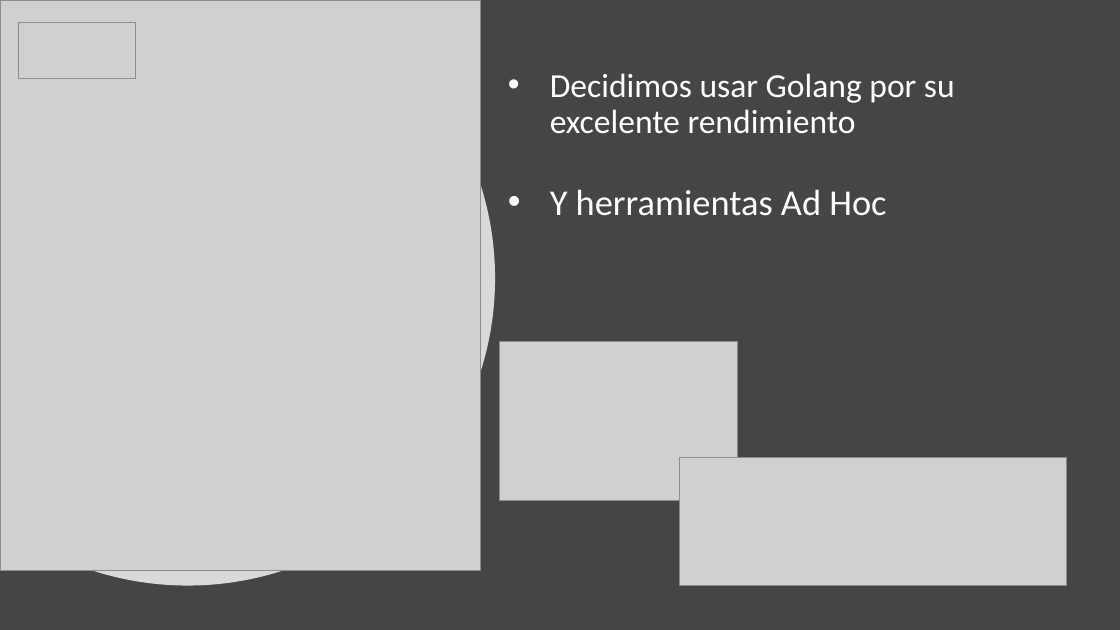
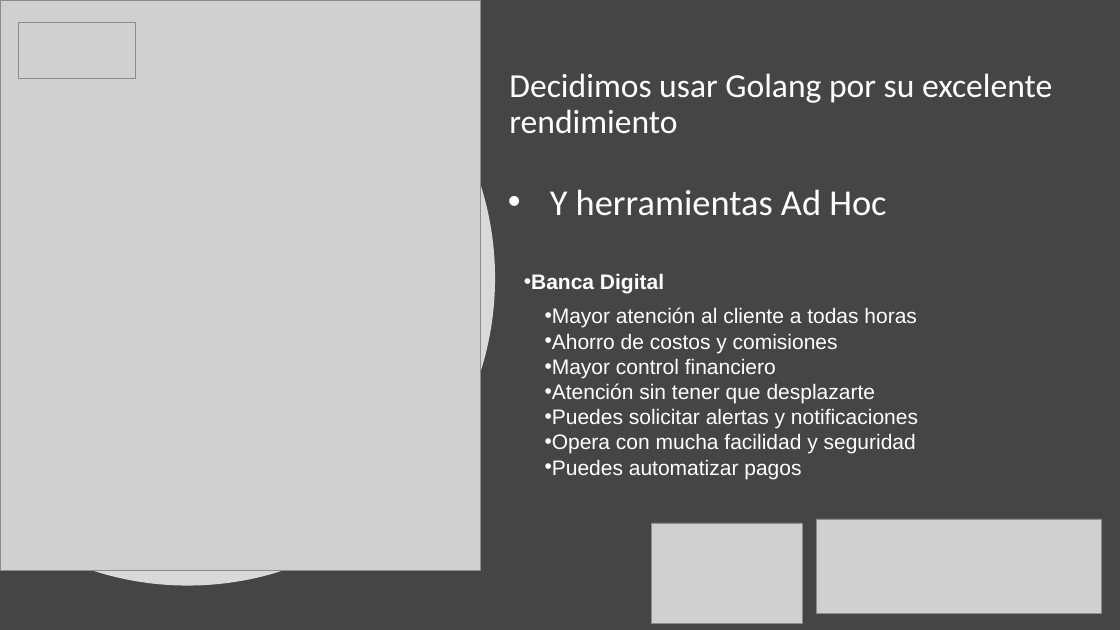
Before and after one commit to jclanas2019/temporal-io-workshop-2021, a slide deck: slide 4 of Nerdearla2021.pptx (slide 2 before the commit). Drawn at 1120x630 pixels with LibreOffice and Linux fonts; fonts in the diff are those of the drawing; grey boxes stand for pictures. Boxes give left, top, right and bottom in pixels: in the first picture for what was removed or moved away, otherwise in the second. Text is boxed around its words. In the diff, an @@ line names an element or a change of style, - is before the commit and + after.

```diff
--- a/Nerdearla2021.pptx
+++ b/Nerdearla2021.pptx
@@ title "Decidimos usar Golang por su ..." rewrapped from (550, 73, 955, 134) to (509, 73, 1052, 134) @@
@@ text added at (531, 274, 664, 294), 18 pt, text #FFFFFF, bold @@
+• Banca Digital
@@ text added at (545, 307, 918, 479), 18 pt, text #FFFFFF @@
+• Mayor atención al cliente a todas horas
+• Ahorro de costos y comisiones
+• Mayor control financiero
+• Atención sin tener que desplazarte
+• Puedes solicitar alertas y notificaciones
+• Opera con mucha facilidad y seguridad
+• Puedes automatizar pagos
@@ picture: place and size @@
-picture at (499, 342, 738, 501)
+picture at (652, 523, 802, 623)
@@ picture: place and size @@
-picture at (680, 457, 1066, 585)
+picture at (817, 519, 1102, 613)
```
Also in this commit, not shown: 8 slides added.
